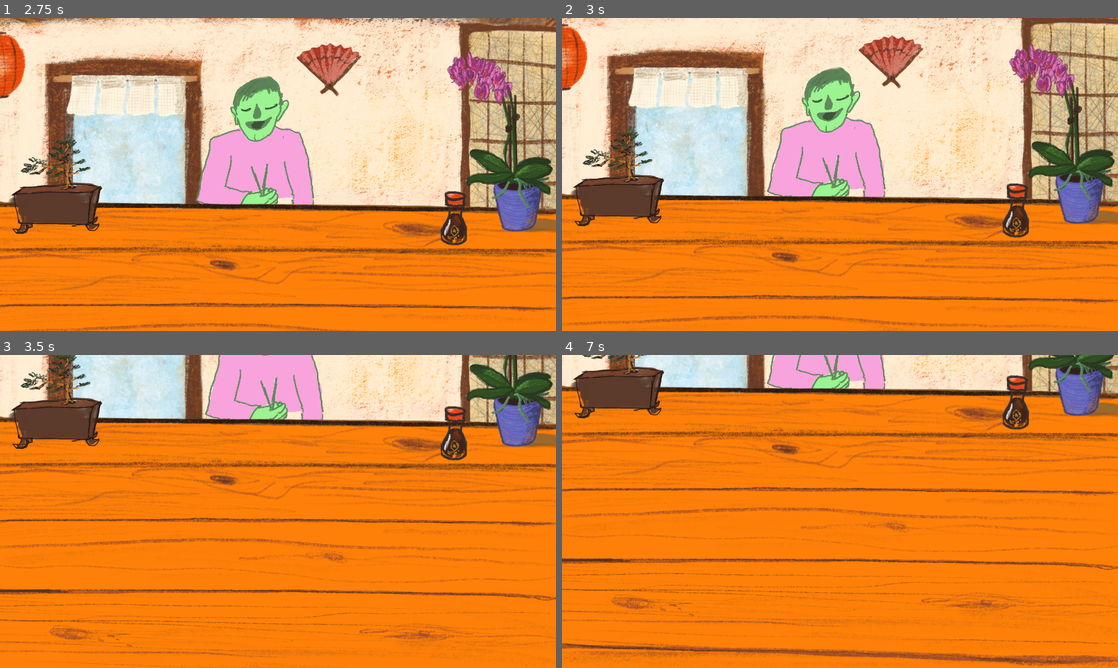
Above: before the commit, frames 1-4 (two rows, left to right).
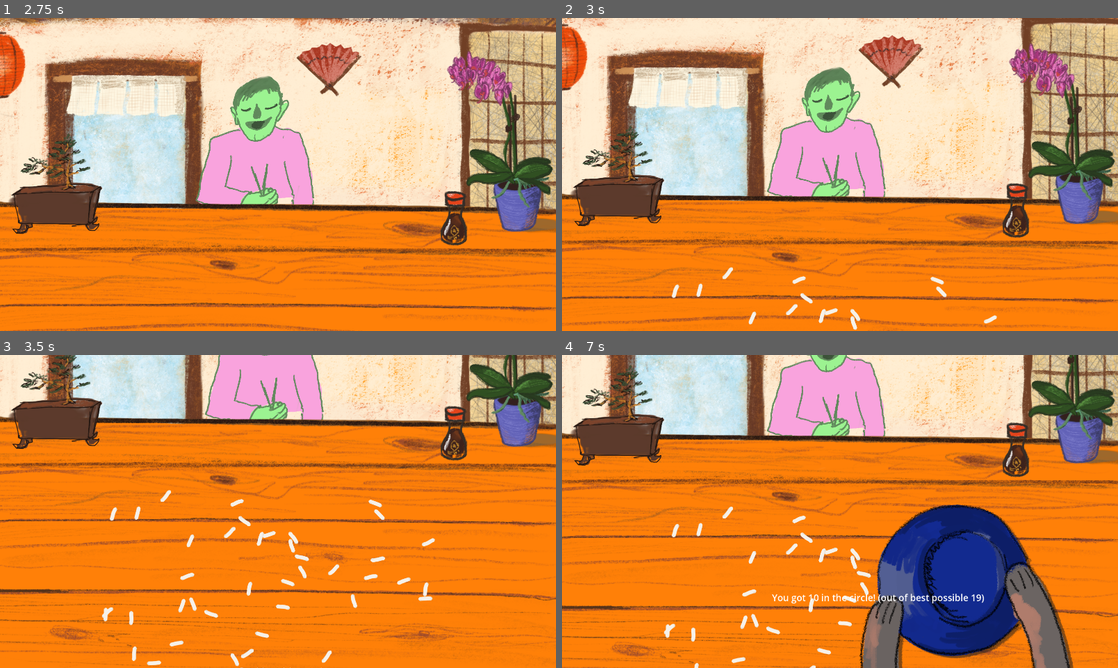
Above: after the commit, the same moments.

Repository: onadirli/secretsushi
Game: Godot game, scene res://scenes/customer_queue.tscn
Two runs of this game, one before a commit and one after it. Both use one fixed random seed, a clock stepped at 60 frames per second and the inputs below. This scene is started directly instead of the project's main scene.
Inputs (mouse positions are in pixels of both pictures, inside the frame that each line leads up to):
- Up to frame 1 (2.75 s): move the mouse to (400, 158) at 0.52 s; click (400, 158) at 0.67 s; move the mouse to (166, 190) at 1.27 s; click (166, 190) at 1.42 s; move the mouse to (333, 105) at 2.02 s; click (333, 105) at 2.17 s
- Up to frame 2 (3 s): move the mouse to (812, 237) at 2.77 s; click (812, 237) at 2.92 s
- Up to frame 3 (3.5 s): no input
- Up to frame 4 (7 s): move the mouse to (1006, 558) at 3.52 s; click (1006, 558) at 3.67 s; move the mouse to (673, 464) at 4.27 s; click (673, 464) at 4.42 s; tap Enter at 5, 6.5 s; move the mouse to (867, 511) at 5.02 s; click (867, 511) at 5.17 s; tap Space at 5.75 s; move the mouse to (756, 433) at 5.77 s; click (756, 433) at 5.92 s; move the mouse to (962, 495) at 6.52 s; click (962, 495) at 6.67 s

Frame 1 is identical in both runs. In frame 2, 0.5% of the frame differs, in the area x 19-79%, y 79-100%; in frame 3, 1.3%; in frame 4, 51%, in the area x 0-100%, y 0-100%.

Commit message:
adds rice game plugged into customer queue

Diff:
--- /dev/null
+++ b/global/signals.gd
@@ -0,0 +1,3 @@
+extends Node
+
+signal minigame_over(score:int) # 0 / 1 / 2
--- a/project.godot
+++ b/project.godot
@@ -14,6 +14,10 @@
 run/main_scene="res://scenes/menus/main_menu.tscn"
 config/features=PackedStringArray("4.3", "GL Compatibility")
 
+[autoload]
+
+Signals="*res://global/signals.gd"
+
 [display]
 
 window/size/viewport_width=1920
--- a/scenes/customer_queue.gd
+++ b/scenes/customer_queue.gd
@@ -3,15 +3,25 @@
 enum State {CustomerWalkingIn, CustomerOrdering, CookingMinigame, CookingResult, CustomerReaction, CustomerWalkingOut}
 const CUSTOMER_CENTER_PROGRESS = 1160
 const CUSTOMER_END_PROGRESS = 3823
-
+var minigames = [
+	preload("res://scenes/rice_game/rice_game.tscn"),
+	preload("res://scenes/rice_game/rice_game.tscn"),
+	preload("res://scenes/rice_game/rice_game.tscn"),
+	preload("res://scenes/rice_game/rice_game.tscn"),
+]
 var curr_customer = null
 
 var game_state: State = State.CustomerWalkingIn
+var minigame = null
+
+var day = 0
+var curr_minigame = 0
 
 # Called when the node enters the scene tree for the first time.
 func _ready() -> void:
 	curr_customer = $Customer
-
+	Signals.minigame_over.connect(minigame_over)
+	minigame = $RiceGame
 
 # Called every frame. 'delta' is the elapsed time since the previous frame.
 func _process(delta: float) -> void:
@@ -21,13 +31,14 @@
 		p = min(CUSTOMER_CENTER_PROGRESS, p + delta * 400)
 		$CustomerPath/Follower.progress = p
 		if p == CUSTOMER_CENTER_PROGRESS:
-			game_state += 1
-			camera_down()
-			print("go go")
+			progress_game_state()
 
 	elif game_state == State.CustomerWalkingOut:
 		var p = $CustomerPath/Follower.progress
 		p = min(CUSTOMER_END_PROGRESS, p + delta * 400)
+		$CustomerPath/Follower.progress = p
+		if p == CUSTOMER_END_PROGRESS:
+			progress_game_state()
 
 	curr_customer.position = $CustomerPath/Follower.position
 	#if curr_customer_target_progress == CUSTOMER_CENTER_PROGRESS:
@@ -36,7 +47,68 @@
 func camera_down():
 	var t = create_tween()
 	t.tween_property($Camera2D, "position", $CameraCounterPosition.position, 0.5)
+	t.tween_callback(progress_game_state)
 
 func camera_up():
 	var t = create_tween()
 	t.tween_property($Camera2D, "position", $CameraStartingPosition.position, 0.5)
+	t.tween_callback(progress_game_state)
+
+
+func progress_game_state():
+	if game_state == State.CustomerWalkingOut:
+		game_state = State.CustomerWalkingIn
+	else:
+		game_state += 1
+
+	match game_state:
+		State.CustomerWalkingIn:
+			curr_minigame += 1
+			if curr_minigame + 1 > minigames.size():
+				day += 1
+				curr_minigame = 0
+				new_day()
+
+			minigames.shuffle()
+			$CustomerPath/Follower.progress = 0
+			make_new_customer()
+			pass
+		State.CustomerOrdering:
+			make_new_minigame()
+			camera_down()
+			pass
+		State.CookingMinigame:
+			minigame.enable_input(true)
+		State.CookingResult:
+			minigame.enable_input(false)
+			progress_game_state()
+			pass
+		State.CustomerReaction:
+			progress_game_state()
+			pass
+		State.CustomerWalkingOut:
+			pass
+
+
+
+func new_day():
+	#TODO
+	pass
+
+func make_new_customer():
+	#TODO
+	pass
+
+func make_new_minigame():
+	if minigame != null:
+		minigame.queue_free()
+	var s = minigames[curr_minigame].instantiate()
+	s.set_difficulty(day)
+	s.position = $SmallMinigamePosition.position
+	s.enable_input(false)
+	add_child(s)
+	minigame = s
+
+
+func minigame_over(score: int):
+	camera_up()
--- a/scenes/customer_queue.tscn
+++ b/scenes/customer_queue.tscn
@@ -16,11 +16,12 @@
 script = ExtResource("1_h8bkd")
 
 [node name="RestaurantBackground" type="Sprite2D" parent="."]
+z_index = -5
 position = Vector2(960, 753)
 texture = ExtResource("4_qfnky")
 
 [node name="Counter" type="Sprite2D" parent="."]
-z_index = 5
+z_index = -3
 position = Vector2(960, 750)
 texture = ExtResource("3_v66qs")
 
@@ -39,7 +40,7 @@
 position = Vector2(1153, 305)
 
 [node name="Customer" type="Sprite2D" parent="."]
-z_index = 4
+z_index = -4
 position = Vector2(3618, 854)
 scale = Vector2(0.304237, 0.305976)
 texture = ExtResource("2_xye3x")
@@ -53,3 +54,9 @@
 rotation = 0.0294406
 rotates = false
 loop = false
+
+[node name="SmallMinigamePosition" type="Marker2D" parent="."]
+position = Vector2(365, 877)
+
+[node name="FullMinigamePosition" type="Marker2D" parent="."]
+position = Vector2(0, 521)
--- /dev/null
+++ b/scenes/rice_game/rice.gd
@@ -0,0 +1,13 @@
+extends Sprite2D
+
+
+# Called when the node enters the scene tree for the first time.
+func _ready() -> void:
+	self.frame = randi_range(0, 4)
+	self.rotation = randf_range(0, 2 * PI)
+
+func highlight(state: bool):
+	if state == true:
+		self.modulate = Color.WHITE
+	else:
+		self.modulate = Color.DARK_GRAY
--- /dev/null
+++ b/scenes/rice_game/rice.gdshader
@@ -0,0 +1,23 @@
+shader_type canvas_item;
+
+uniform vec4 outline_color: source_color;
+
+
+void fragment(){
+	float size_x = 1.0/float(textureSize(TEXTURE, 0).x);
+	float size_y = 1.0/float(textureSize(TEXTURE, 0).y);
+	vec4 sprite_color = texture(TEXTURE, UV);
+	float alpha = -4.0 * sprite_color.a;
+	alpha += texture(TEXTURE, UV + vec2(size_x, 0)).a;
+	alpha += texture(TEXTURE, UV + vec2(-size_x, 0)).a;
+	alpha += texture(TEXTURE, UV + vec2(0, size_y)).a;
+	alpha += texture(TEXTURE, UV + vec2(0, -size_y)).a;
+	//For outlining corners
+	//Change the -4.0 to -8.0 in alpa if adding these lines
+	/*alpha += texture(TEXTURE, UV + vec2(size_x, size_y)).a;
+	alpha += texture(TEXTURE, UV + vec2(-size_x, size_y)).a;
+	alpha += texture(TEXTURE, UV + vec2(-size_x, -size_y)).a;
+	alpha += texture(TEXTURE, UV + vec2(size_x, -size_y)).a;*/
+	vec4 final_color = mix(sprite_color, outline_color, clamp(alpha, 0.0, 1.0));
+	COLOR = vec4(final_color.rgb, final_color.a * clamp(abs(alpha) + sprite_color.a, 0.0, 1.0));
+}
--- /dev/null
+++ b/scenes/rice_game/rice.tscn
@@ -0,0 +1,9 @@
+[gd_scene load_steps=3 format=3 uid="uid://68mgmeyrl0mq"]
+
+[ext_resource type="Texture2D" uid="uid://dxkafshbeqlip" path="res://assets/img/rice_game/rice.png" id="1_p5wat"]
+[ext_resource type="Script" path="res://scenes/rice_game/rice.gd" id="2_1oobn"]
+
+[node name="Rice" type="Sprite2D"]
+texture = ExtResource("1_p5wat")
+hframes = 5
+script = ExtResource("2_1oobn")
--- /dev/null
+++ b/scenes/rice_game/rice_game.gd
@@ -0,0 +1,129 @@
+extends Node2D
+
+const rice_scene = preload("res://scenes/rice_game/rice.tscn")
+const bowl_radius = 263
+
+var rice = []
+
+var bowl_following_mouse = false
+
+var best_position: Vector2 = Vector2.ZERO
+var best_count = 0
+
+var target_count = 50
+
+# Called when the node enters the scene tree for the first time.
+func _ready() -> void:
+	_add_rice(target_count)
+
+	_find_best_answer()
+	if best_count == 0:
+		print("couldn't find a good circle, wtf")
+
+func _add_rice(count):
+	for i in count:
+		var x = randf_range(0.0, $rice_margin.position.x)
+		var y = randf_range(0.0, $rice_margin.position.y)
+		var r = rice_scene.instantiate()
+		r.position = Vector2(x, y)
+		self.add_child(r)
+		rice.append(r)
+
+func set_difficulty(diff: int):
+	match diff:
+		0: target_count = 40
+		1: target_count = 80
+		2: target_count = 120
+
+
+
+func enable_input(enabled: bool):
+	bowl_following_mouse = enabled
+
+
+func _find_best_answer():
+	var points: Array[Vector2] = []
+	for r in rice:
+		points.append(r.position)
+	var max_covered = 0
+	var best_circle = null
+
+	# Brute force exploration with some optimization
+	for i in range(points.size()):
+		for j in range(i + 1, points.size()):
+			# Try circle centered between two points
+			var center = (points[i] + points[j]) / 2.0
+			var covered = _count_points_in_circle(points, center, bowl_radius)
+
+			if covered > max_covered:
+				max_covered = covered
+				best_circle = center
+
+	# Try individual point centers as well
+	for point in points:
+		var covered = _count_points_in_circle(points, point, bowl_radius)
+		if covered > max_covered:
+			max_covered = covered
+			best_circle = point
+
+	best_count = max_covered
+	best_position = best_circle
+
+
+func _count_points_in_circle(points: Array[Vector2], center: Vector2, radius: float) -> int:
+	var count = 0
+	for point in points:
+		if point.distance_to(center) <= radius:
+			count += 1
+	return count
+
+
+func _highlight_in_circle_rice(pos):
+	for r in rice:
+		r.highlight(r.position.distance_to(pos) > bowl_radius)
+
+# Called every frame. 'delta' is the elapsed time since the previous frame.
+func _process(delta: float) -> void:
+	pass
+
+func _show_results():
+	var user_pos = $BowlShadow.position
+	var in_circle = 0
+	for r in rice:
+		if r.position.distance_to(user_pos) <= bowl_radius:
+			in_circle += 1
+
+	$ResultLabel.text = "You got %d in the circle! (out of best possible %d)" % [in_circle, best_count]
+	$ResultLabel.show()
+
+
+	await get_tree().create_timer(2.0).timeout
+	var percentage = float(in_circle) / float(best_count) * 100
+	if percentage >= 90:
+		Signals.minigame_over.emit(2)
+	elif percentage >= 80:
+		Signals.minigame_over.emit(1)
+	else:
+		Signals.minigame_over.emit(0)
+
+
+
+
+func _input(event):
+	# Mouse in viewport coordinates.
+	if event is InputEventMouseButton and event.pressed and event.button_index == MOUSE_BUTTON_LEFT:
+		print("Mouse Click at: ", event.position)
+		if bowl_following_mouse:
+			bowl_following_mouse = false
+			var t = create_tween()
+			t.tween_property($Bowl, "position", $BowlShadow.position, 1.0).set_trans(Tween.TRANS_CIRC)
+			t.tween_callback(_show_results)
+
+	elif event is InputEventMouseMotion:
+		print("Mouse Motion at: ", event.position)
+		if bowl_following_mouse:
+			var pos = get_local_mouse_position()
+			pos = pos.clamp($mouse_clamp_min.position, $mouse_clamp_max.position)
+			$BowlShadow.position = pos
+			_highlight_in_circle_rice(pos)
+			$Bowl.position = pos + Vector2(700, 200)
--- /dev/null
+++ b/scenes/rice_game/rice_game.tscn
@@ -0,0 +1,50 @@
+[gd_scene load_steps=3 format=3 uid="uid://dj8118nuwyigx"]
+
+[ext_resource type="Script" path="res://scenes/rice_game/rice_game.gd" id="1_jyh88"]
+[ext_resource type="Texture2D" uid="uid://kkpkkniewjgt" path="res://assets/img/rice_game/bowl.png" id="2_8qanp"]
+
+[node name="RiceGame" type="Node2D"]
+script = ExtResource("1_jyh88")
+
+[node name="rice_margin" type="Marker2D" parent="."]
+position = Vector2(1133, 662)
+
+[node name="Instructions" type="Label" parent="."]
+offset_left = 465.0
+offset_top = 617.0
+offset_right = 747.0
+offset_bottom = 640.0
+text = "Try to circle as much rice as you can!"
+
+[node name="Bowl" type="Sprite2D" parent="."]
+z_index = 5
+position = Vector2(1592, 1164)
+texture = ExtResource("2_8qanp")
+offset = Vector2(254, 206)
+
+[node name="BowlShadow" type="Sprite2D" parent="."]
+clip_children = 1
+use_parent_material = true
+position = Vector2(946, 1120)
+texture = ExtResource("2_8qanp")
+offset = Vector2(266, 213)
+
+[node name="Polygon2D" type="Polygon2D" parent="BowlShadow"]
+color = Color(0.113725, 0.113725, 0.113725, 0.545098)
+polygon = PackedVector2Array(-684, -540, 171, -557, 898, 196, 885, 605, 590, 1013, -605, 1009, -865, 80)
+
+[node name="mouse_clamp_min" type="Marker2D" parent="."]
+position = Vector2(118, 103)
+
+[node name="mouse_clamp_max" type="Marker2D" parent="."]
+position = Vector2(1002, 539)
+
+[node name="ResultLabel" type="Label" parent="."]
+visible = false
+z_index = 10
+offset_left = 360.0
+offset_top = 301.0
+offset_right = 874.0
+offset_bottom = 346.0
+theme_override_font_sizes/font_size = 32
+text = "You got 35! (best possible was 50)"
Binary file added: assets/img/rice_game/bowl.png
Not shown, added: assets/img/rice_game/bowl.png.import
Binary file added: assets/img/rice_game/rice.png
Not shown, added: assets/img/rice_game/rice.png.import
